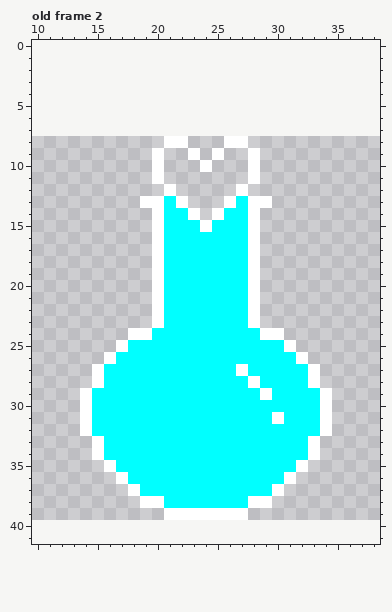
Two states of a pixel-art file, Assets/_Project/Sprites/potions-raw.aseprite. The first picture shows the starting point.
32x32 pixels, 3 frames. Shown: old frame 2: x 10..38, y 0..41. The old version is drawn lined up with the new one, on the new canvas. The commit also changed other frames, which this record leaves out.
The same view after the edit:
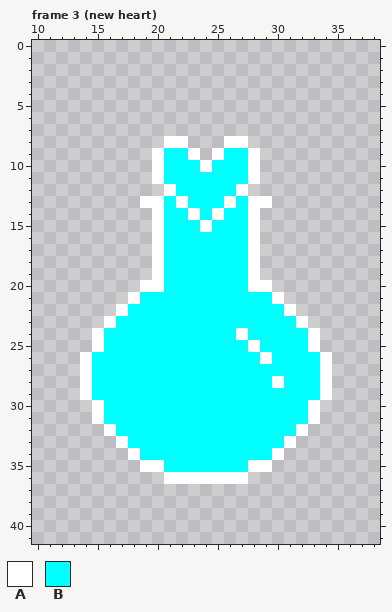
Palette (. is transparent): A #ffffff  B #00ffff
A new or re-ordered frame is compared with the old frame closest to it.
The exact change:
canvas 32x32 -> 48x48, the old top-left corner now at 8,8
frames 3 -> 12
Frame 3 (new heart) is new; against old frame 2:
Colour A is added in row 20 at x 19 and 29; in row 21 at x 18 and 30; in row 22 at x 17 and 31; in row 23 at x 16 and 32; in rows 24 to 25 at x 15 and 33; in rows 26 to 28 at x 14 and 34.
Colour A replaces colour B in row 24 at x 27; in row 25 at x 28; in row 26 at x 29; in row 28 at x 30; in rows 30 to 31 at x 15 and 33; in row 32 at x 16 and 32.
Colour A replaces colour B in row 33 at x 17 and 31; in row 34 at x 18 and 30; in row 35 at x 19 to 20 and 28 to 29; in row 36 at x 21 to 27.
Colour B is added in row 9 at x 21 to 22 and 26 to 27; in row 10 at x 21 to 23 and 25 to 27; in row 11 at x 21 to 27; in row 12 at x 22 to 26; in row 13 at x 23 to 25; in row 14 at x 24.
Colour B is added in row 21 at x 19 and 29; in row 22 at x 18 to 19 and 29 to 30; in row 23 at x 17 to 19 and 29 to 31; in row 24 at x 16 to 17 and 31 to 32; in row 25 at x 16 and 32; in row 26 at x 15 and 33.
Colour B replaces colour A in rows 21 to 23 at x 20 and 28; in row 24 at x 18 to 19 and 29 to 30; in row 25 at x 17 and 31; in row 26 at x 16 and 32; in row 27 at x 15, 27 and 33; in row 28 at x 15, 28 and 33.
Colour B replaces colour A in row 29 at x 29; in row 31 at x 30.
Colour A is removed in rows 30 to 32 at x 14 and 34; in rows 33 to 34 at x 15 and 33; in row 35 at x 16 and 32; in row 36 at x 17 and 31; in row 37 at x 18 and 30; in row 38 at x 19 to 20 and 28 to 29.
Colour A is removed in row 39 at x 21 to 27.
Colour B is removed in row 32 at x 15 and 33; in row 33 at x 16 and 32; in row 34 at x 16 to 17 and 31 to 32; in row 35 at x 17 to 18 and 30 to 31; in row 36 at x 18 to 20 and 28 to 30; in row 37 at x 19 to 29.
Colour B is removed in row 38 at x 21 to 27.
